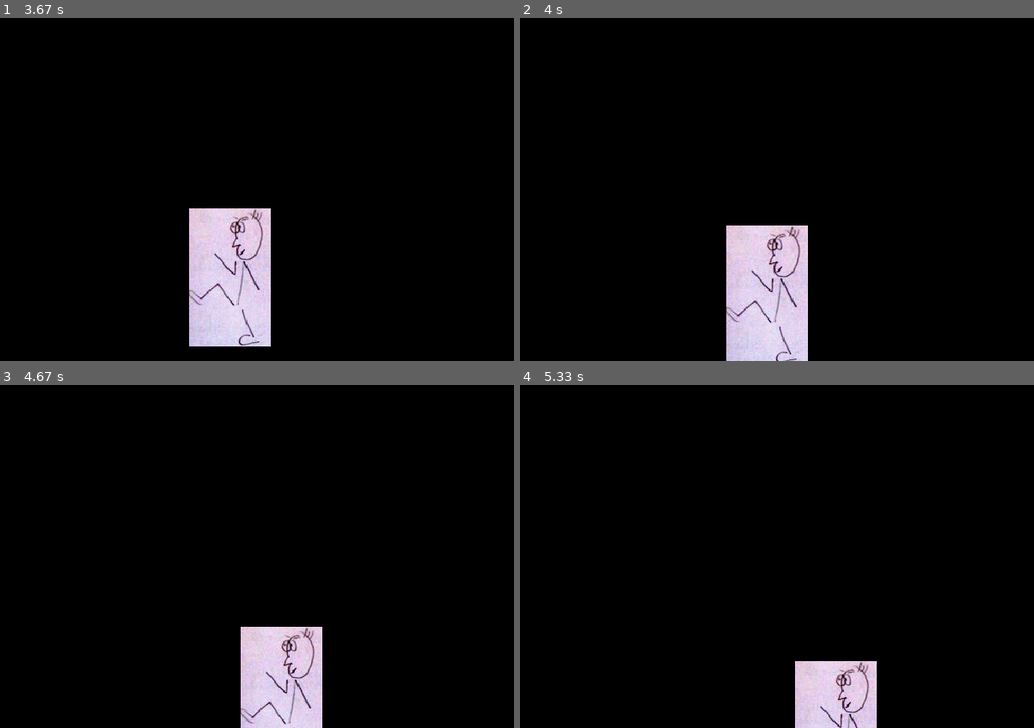
Above: before the commit, frames 1-4 (two rows, left to right).
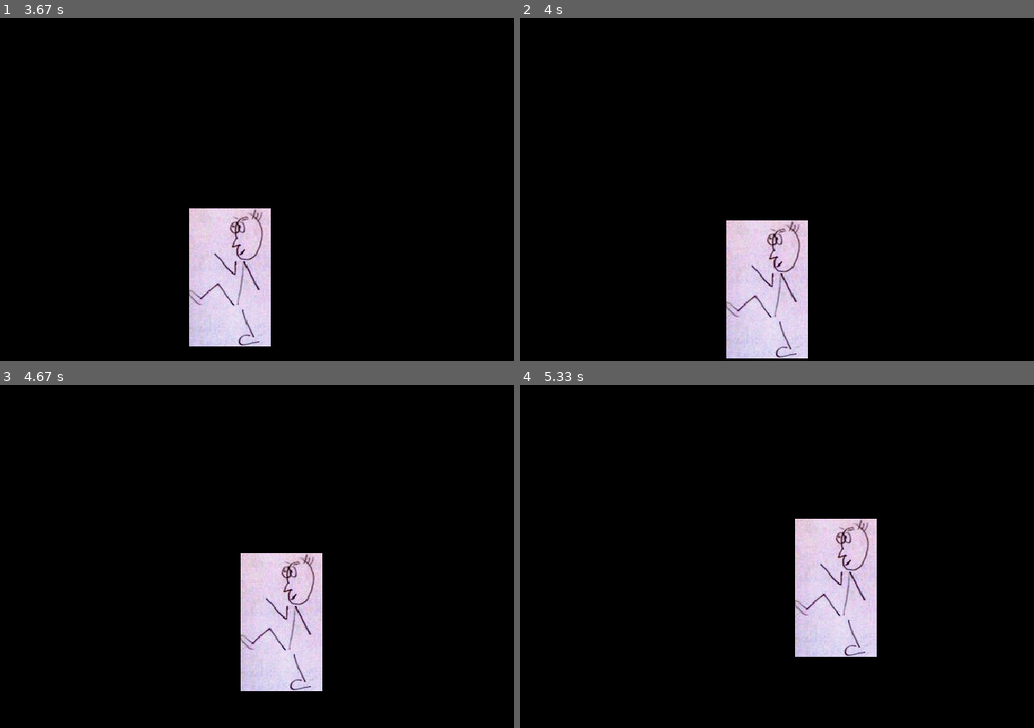
Above: after the commit, the same moments.

Repository: fichtitious/pygameTest
Game: pygame game, started from pygameTest.py
The game is run twice, just before and just after one commit, with the same random seed, the same clock (stepped at 60 frames per second) and the same inputs. The source is Python 2; it was converted automatically to run under Python 3.
Inputs:
- Up to frame 1 (3.67 s): no input
- Up to frame 2 (4 s): no input
- Up to frame 3 (4.67 s): no input
- Up to frame 4 (5.33 s): no input

Frame 1 is identical in both runs. In frame 2, 1.4% of the frame differs, in the area x 40-57%, y 59-100%; in frame 3, 5.9%; in frame 4, 9.5%, in the area x 53-70%, y 39-100%.

Commit message:
bounce around the box

Diff:
--- a/pygameTest.py
+++ b/pygameTest.py
@@ -7,11 +7,21 @@
 import sys, pygame #Remember: sudo apt-get install python-pygame
 pygame.init()
 
-
 #Create a window.
 size = width, height = 600, 400
+manWidth  = 95
+manHeight = 161
 screen = pygame.display.set_mode(size)
 
+class Dimension(object):
+	'''A class that models the vertical and horizontal dimensions,
+	keeping track of which way we're going and allowing us to flip.'''
+	def __init__(self):
+		self.unit = 1
+	def flip(self):
+		self.unit *= -1
+
+vertical, horizontal = Dimension(), Dimension()
 
 print '''
 Welcome to my game.
@@ -47,11 +57,17 @@
 	pygame.display.flip() #Redraws the screen.
 
 	#Change horizontal and vertical coordinates so that the image moves.
-	x += 1
-	y += 1
+	for position, screenBound, manSize, dimension in (
+		(x, width,  manWidth,  horizontal),
+		(y, height, manHeight, vertical)):
+		# in each dimension, change direction if the man
+		# is about to leave the screen
+		if position + manSize >= screenBound or \
+			 position < 0:
+			dimension.flip()
 
-
-
+	x += horizontal.unit
+	y += vertical.unit
 
 #backup plan for exiting
 raw_input ('Press Enter key to exit.')
